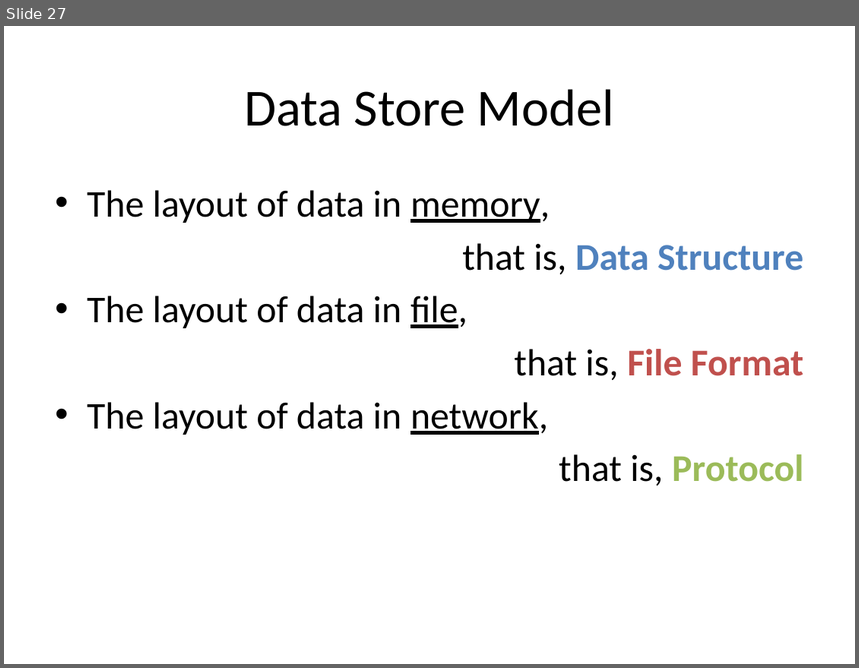
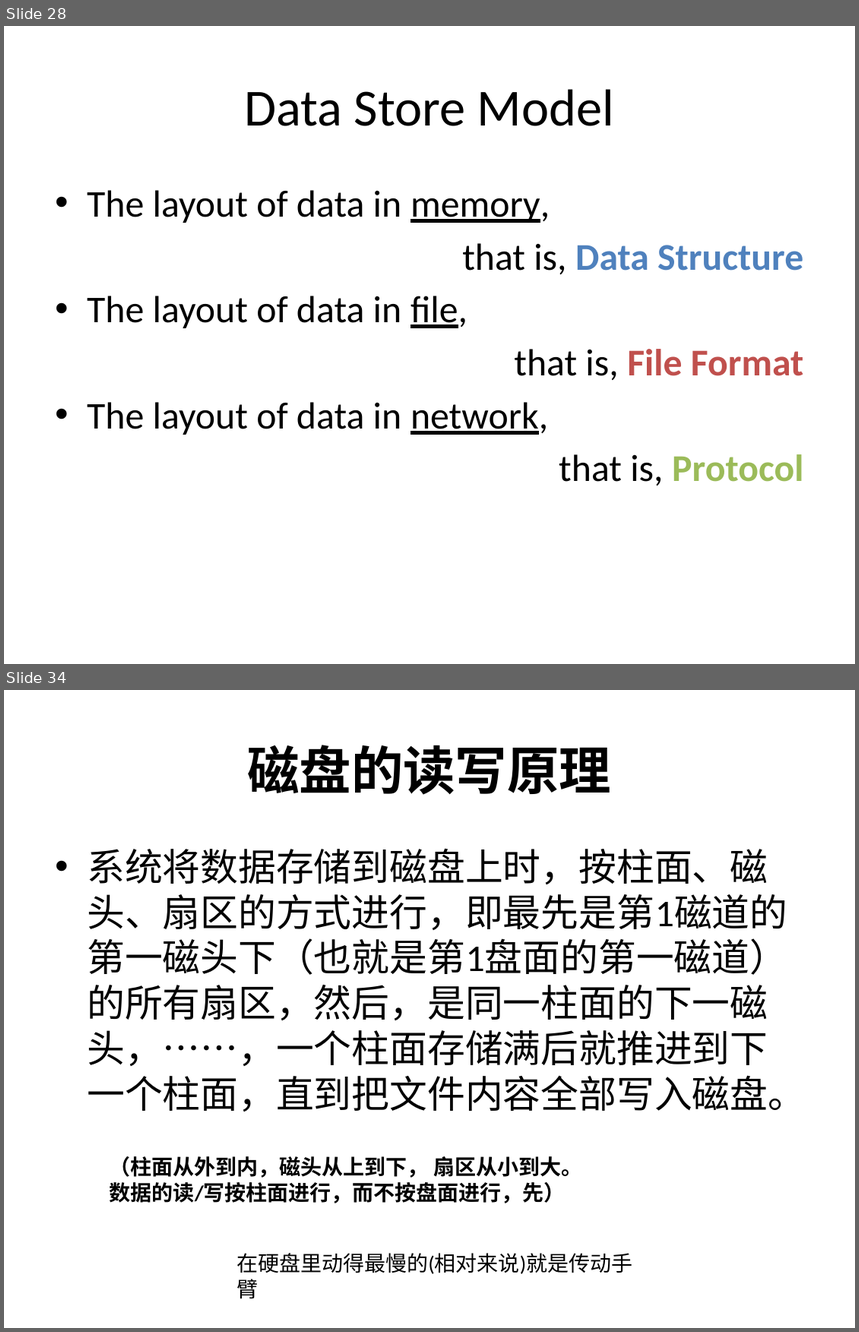
Before and after one commit to guhanjie/Knowledge-sharing, a slide deck: 数据存取模型.pptx. Shown one above the other, each under a label of ours: slide 27 before the commit, slides 28 and 34 after it; the slides between them are not shown. The pictures are 859x668 and 859x1332 pixels, drawn with LibreOffice and Linux fonts; fonts in the diff are those of the drawing. Boxes give left, top, right and bottom in pixels: in the first picture for what was removed or moved away, otherwise in the second. Text is boxed around its words. In the diff, an @@ line names an element or a change of style, - is before the commit and + after.

```diff
--- a/数据存取模型.pptx
+++ b/数据存取模型.pptx
@@ slide 34 added at (4,690,855,1328), background #FFFFFF @@
@@ title added at (247,745,611,795), 44 pt, text #000000, bold @@
+磁盘的读写原理
@@ text added at (87,848,806,1112), 32 pt, text #000000 @@
+• 系统将数据存储到磁盘上时，按柱面、磁头、扇区的方式进行，即最先是第1磁道的第一磁头下（也就是第1盘面的第一磁道）的所有扇区，然后，是同一柱面的下一磁头，……，一个柱面存储满后就推进到下一个柱面，直到把文件内容全部写入磁盘。
@@ text added at (110,1157,582,1204), 18 pt, text #000000, bold @@
+（柱面从外到内，磁头从上到下， 扇区从小到大。
+数据的读/写按柱面进行，而不按盘面进行，先）
@@ text added at (237,1253,633,1300), 18 pt, text #000000 @@
+在硬盘里动得最慢的(相对来说)就是传动手臂
@@ what was slide 27 is now slide 28 @@
```
Also in this commit, not shown: 2 slides changed, 7 other slides added.
